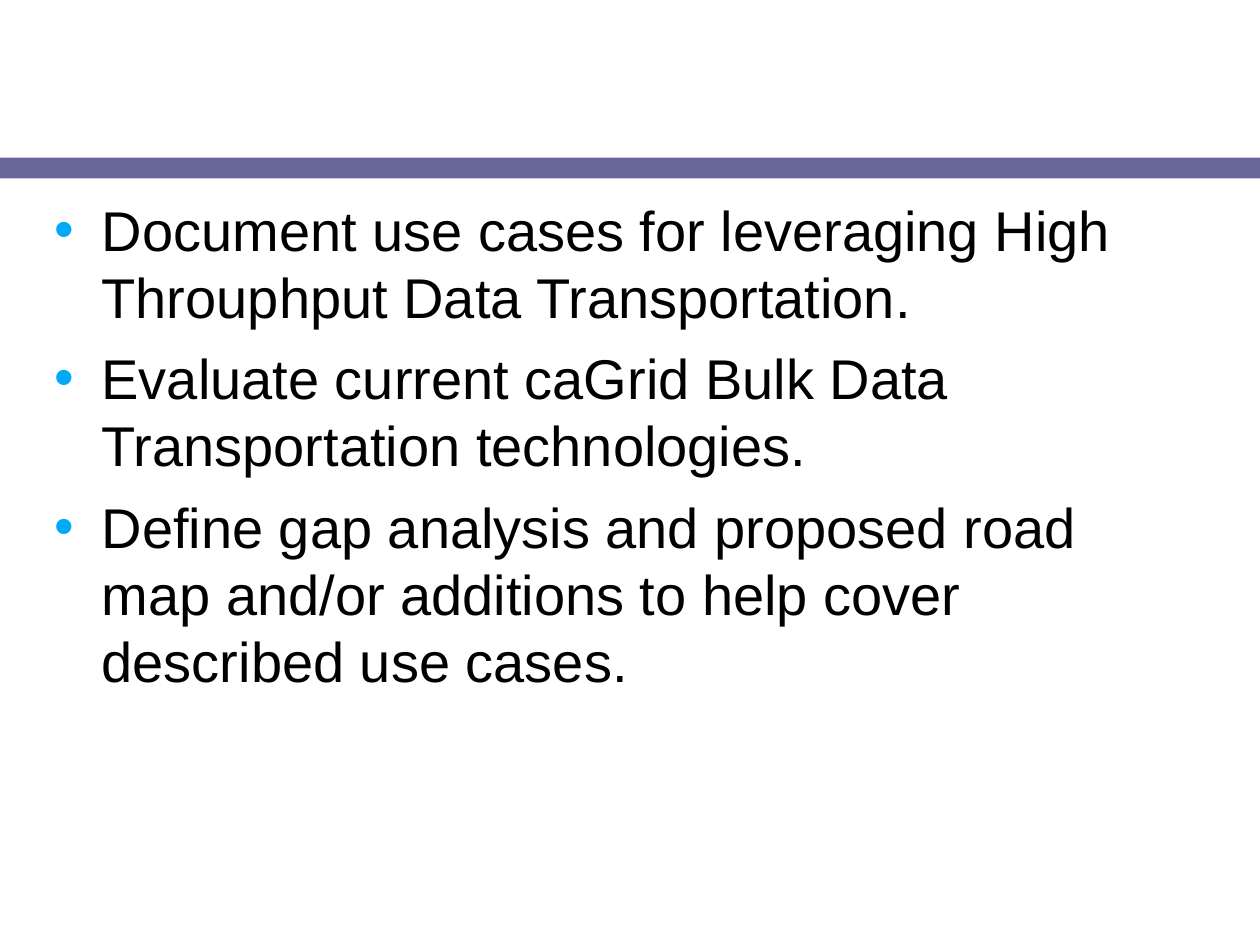
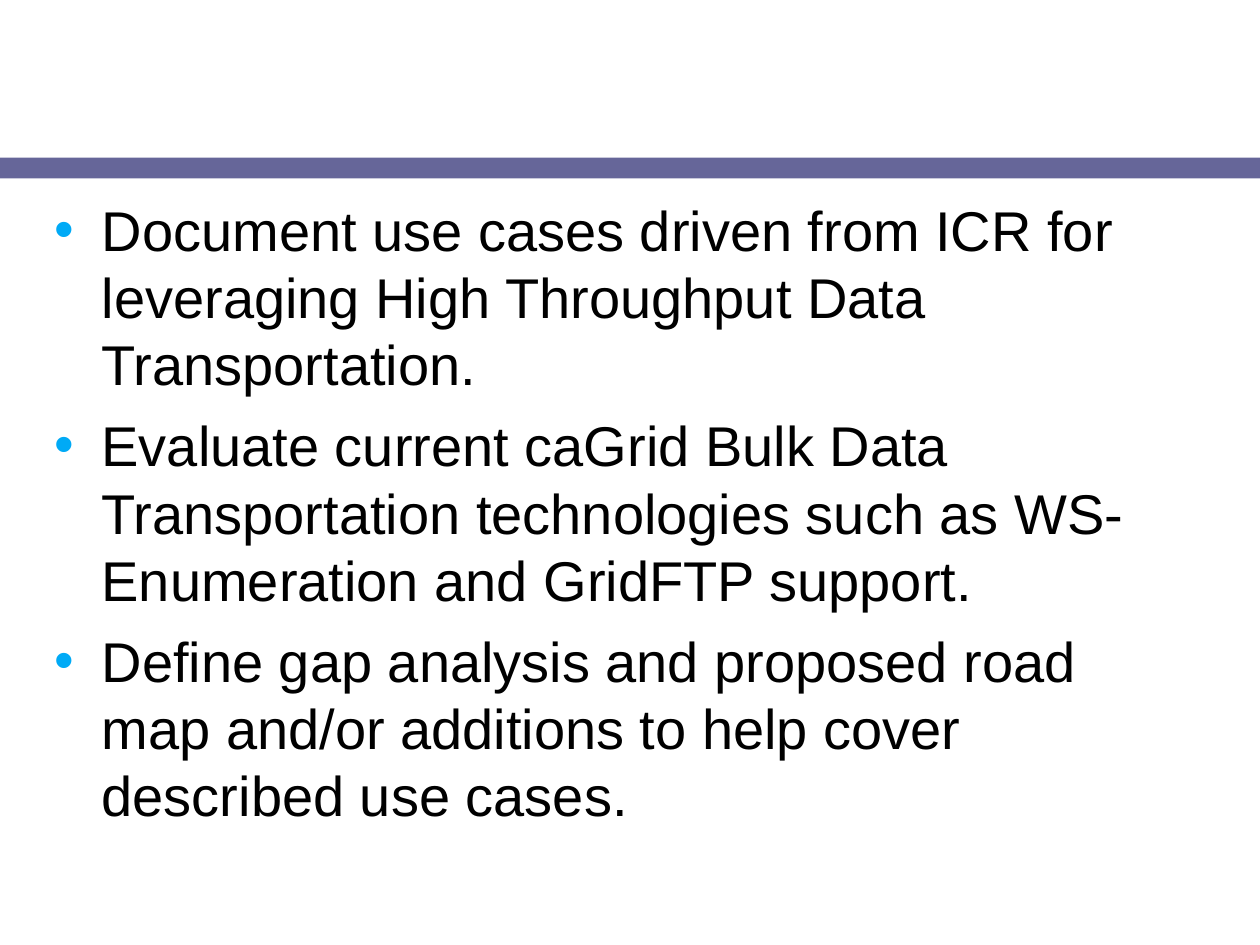
Before and after one commit to NCIP/cagrid-portal, a slide deck: slide 4 of cagrid-1-0/Documentation/presentations/200708_VCDE_ARCH/20070807_Day2_ICR-HTP-update.ppt. Drawn at 1260x945 pixels with LibreOffice and Linux fonts; fonts in the diff are those of the drawing; background and template pictures are left out. Boxes give left, top, right and bottom in pixels: in the first picture for what was removed or moved away, otherwise in the second. Text is boxed around its words. In the diff, an @@ line names an element or a change of style, - is before the commit and + after.

```diff
--- a/cagrid-1-0/Documentation/presentations/200708_VCDE_ARCH/20070807_Day2_ICR-HTP-update.ppt
+++ b/cagrid-1-0/Documentation/presentations/200708_VCDE_ARCH/20070807_Day2_ICR-HTP-update.ppt
@@ text at (x1=102, y1=210, x2=1123, y2=612): text changed @@
-• Document use cases for leveraging High Throuphput Data Transportation.
-• Evaluate current caGrid Bulk Data Transportation technologies.
+• Document use cases driven from ICR for leveraging High Throughput Data Transportation.
+• Evaluate current caGrid Bulk Data Transportation technologies such as WS-Enumeration and GridFTP support.
```
Also in this commit, not shown: 4 other slides changed, 4 slides added, 1 slide removed.
